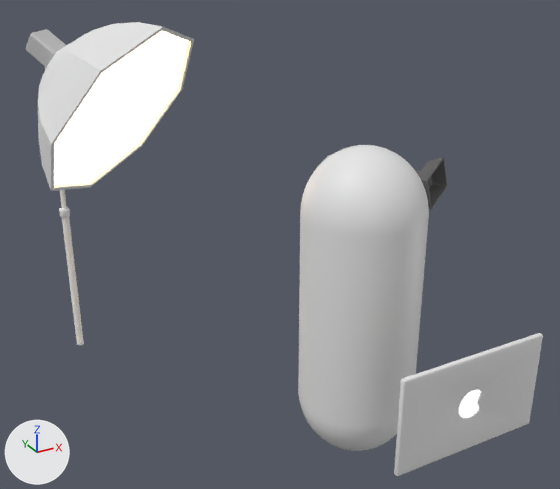
The Blender file assets/Blender/model.blend as it was, and as the next commit left it.
Camera for both pictures: a 50 mm lens placed at (-3.06, -4.31, 4.06), pointed at (0.11, 1.46, 1.18). Lighting does not change. The marker at lower left points along +X, +Y and +Z.
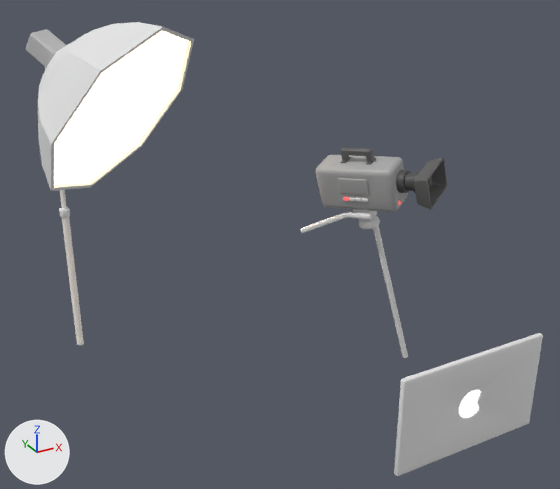
Where the change shows, as pixel boxes (x1, y1, x2, y2) in the pictures (560 x 489 px):
'Me', hidden: before (298, 145, 429, 451)
'Body.001', unchanged, uncovered by the edit: before (321, 155, 331, 163); after (315, 155, 408, 212)

The edits, one by one:
Object 'Me' (ob_me) is now hidden.
